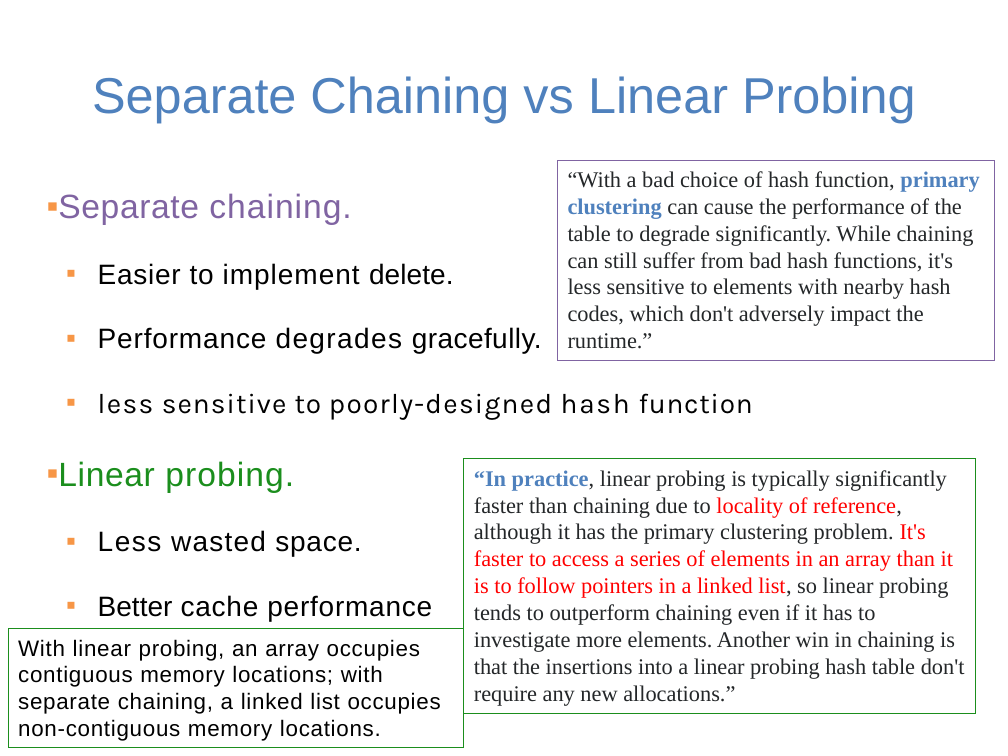
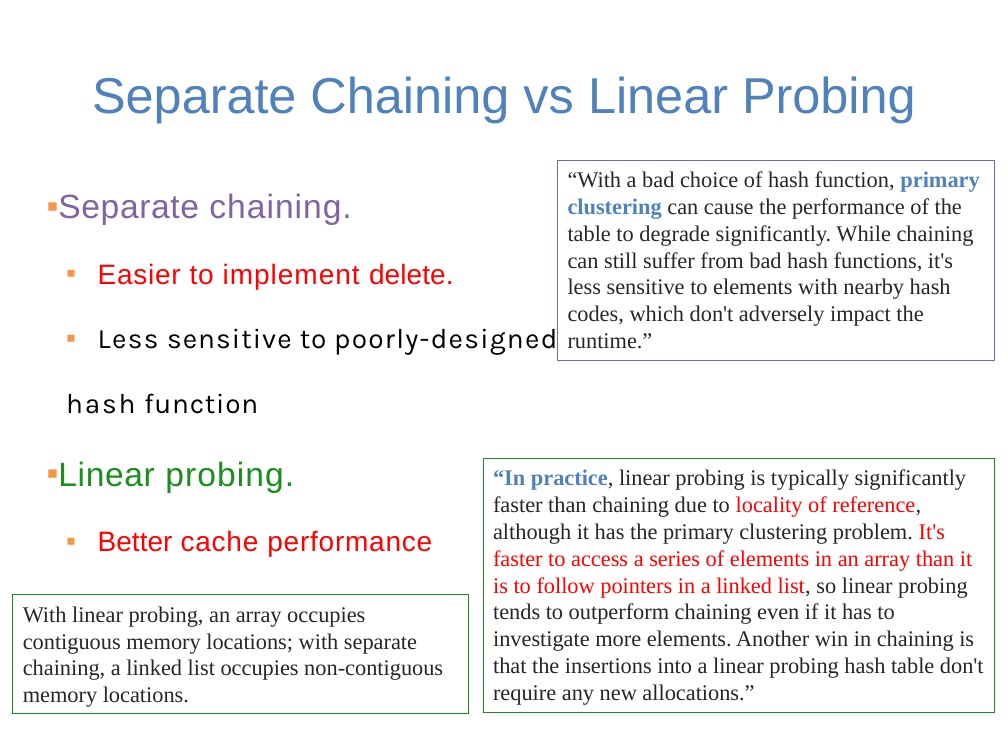
Before and after one commit to guhofstra/CSC111Fa25, a slide deck: slide 22 of PPTs/Lecture 7-hash table.pptx. Drawn at 1008x756 pixels with LibreOffice and Linux fonts; fonts in the diff are those of the drawing. Boxes give left, top, right and bottom in pixels: in the first picture for what was removed or moved away, otherwise in the second. Text is boxed around its words. In the diff, an @@ line names an element or a change of style, - is before the commit and + after.

```diff
--- a/PPTs/Lecture 7-hash table.pptx
+++ b/PPTs/Lecture 7-hash table.pptx
@@ text at <box>98,263,454,557</box>: text colour #000000 to #FF0000 in "Easier to implement delete.", "Better cache performance" @@
@@ text at <box>66,328,557,414</box>: text changed @@
-  ▪ Performance degrades gracefully.
-  ▪ less sensitive to poorly-designed hash function
+  ▪ Less sensitive to poorly-designed
+  hash function
@@ rectangle "“In practice, linear probing is ...": place and size @@
-rectangle "“In practice, linear probing is ..." at <box>464,459,976,713</box>
+rectangle "“In practice, linear probing is ..." at <box>483,459,995,713</box>
@@ text at <box>98,530,361,557</box>: paragraph removed @@
-  ▪ Less wasted space.
@@ rectangle "With linear probing, an array ...": place and size @@
-rectangle "With linear probing, an array ..." at <box>8,629,464,748</box>
+rectangle "With linear probing, an array ..." at <box>13,595,469,714</box>
@@ rectangle "With linear probing, an array ..." at <box>13,595,469,714</box>: font Arial to Times New Roman, text colour #000000 to #242729, letter spacing 0.6 to 0 pt @@
```
Also in this commit, not shown: 7 other files.
